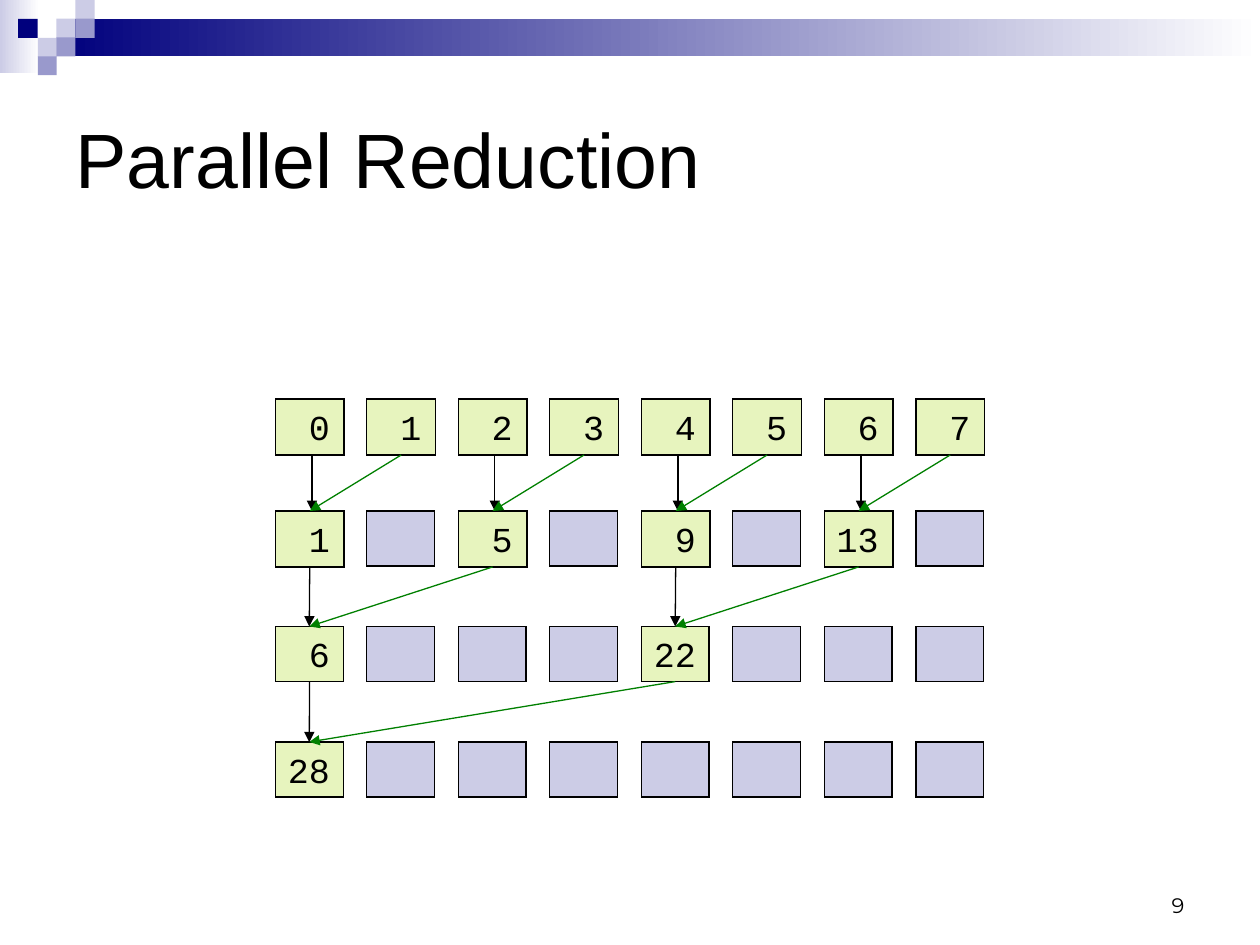
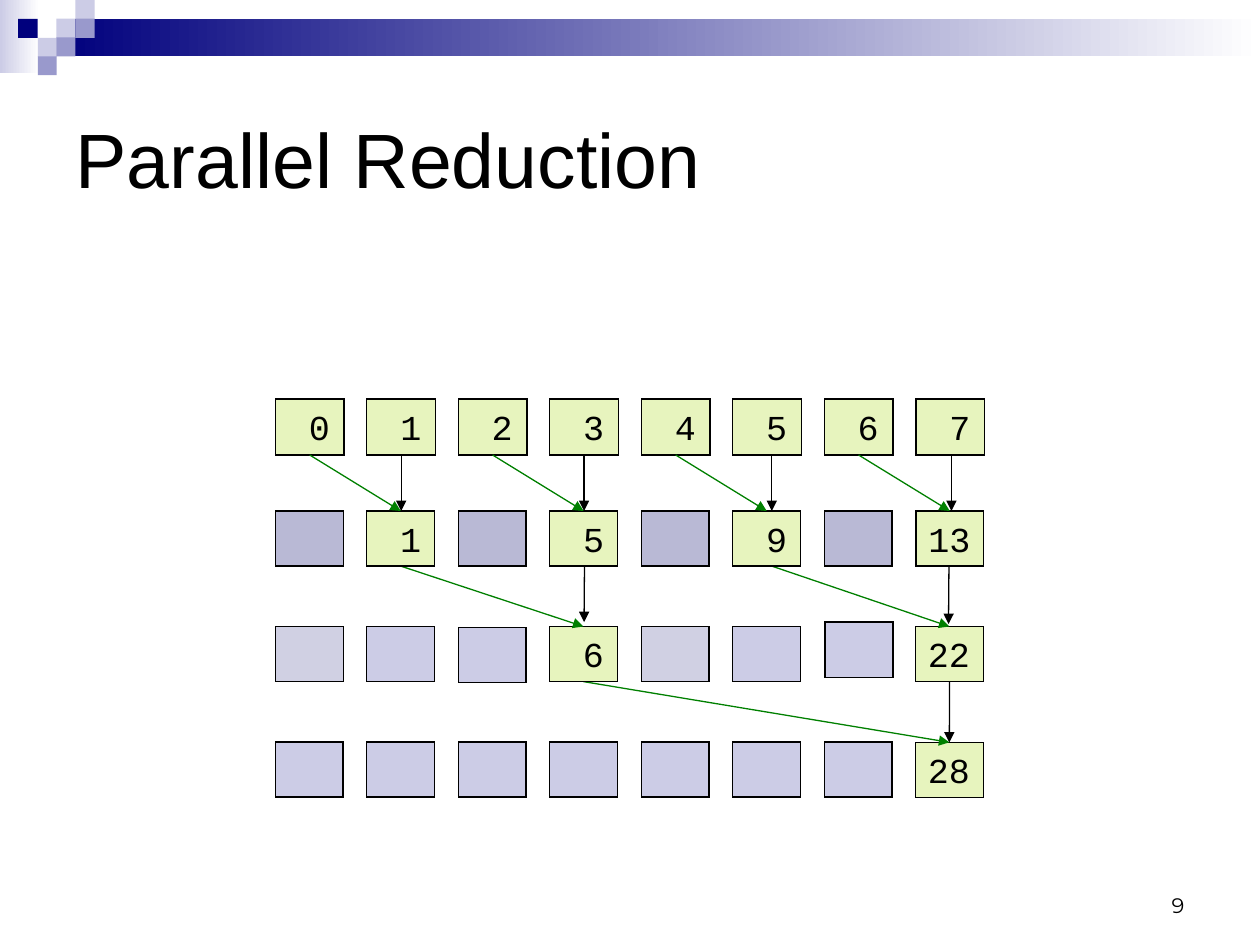
Before and after one commit to CIS565-Fall-2015/cis565-fall-2015.github.io, a slide deck: slide 9 of lectures/2-Parallel-Algorithms.pptx. Drawn at 1260x945 pixels with LibreOffice and Linux fonts; fonts in the diff are those of the drawing. Boxes give left, top, right and bottom in pixels: in the first picture for what was removed or moved away, otherwise in the second. Text is boxed around its words. In the diff, an @@ line names an element or a change of style, - is before the commit and + after.

Commit message:
Added Work Efficient Parallel Scan

```diff
--- a/lectures/2-Parallel-Algorithms.pptx
+++ b/lectures/2-Parallel-Algorithms.pptx
@@ 4 arrows: place and size @@
-4 arrows at (310,455,950,512)
+4 arrows at (310,455,950,512)
@@ 2 rectangles, 2 arrows: place and size @@
-2 rectangles, 2 arrows at (276,455,709,742)
+2 rectangles, 2 arrows at (549,455,984,742)
@@ 2 rectangles, 1 arrow: place and size @@
-2 rectangles, 1 arrow at (367,455,861,567)
+2 rectangles, 1 arrow at (276,455,772,567)
@@ fill #CCCCE6 to #B9B9D5 in 3 elements at (276,512,344,567), (824,512,892,567), (459,512,527,567) @@
@@ rectangle added at (641,512,709,567), fill #B9B9D5, outline #000000 0.75 pt @@
@@ arrow moved from (675, 567) - (675, 626) to (585, 563) - (585, 622) @@
@@ arrow moved from (858, 567) - (675, 626) to (772, 566) - (949, 626) @@
@@ arrow moved from (310, 567) - (309, 626) to (949, 564) - (949, 624) @@
@@ rectangle added at (276,626,344,682), fill #D0D0E3, outline #000000 0.75 pt @@
@@ 6 rectangles, 3 arrows: place and size @@
-6 rectangles, 3 arrows at (276,455,893,682)
+6 rectangles, 3 arrows at (367,455,984,682)
@@ rectangle at (641,626,709,682): fill #CCCCE6 to #D0D0E3 @@
@@ rectangle: place and size @@
-rectangle at (824,626,892,682)
+rectangle at (825,622,893,678)
@@ rectangle removed at (916,626,984,682) @@
@@ arrow moved from (310, 682) - (309, 742) to (950, 682) - (949, 742) @@
@@ rectangle: place and size @@
-rectangle at (916,512,984,567)
+rectangle at (275,742,343,798)
@@ rectangle "28": place and size @@
-rectangle "28" at (276,742,344,798)
+rectangle "28" at (916,742,984,798)
@@ rectangle removed at (916,742,984,798) @@
```
Also in this commit, not shown: 6 other slides changed, 17 slides added.
